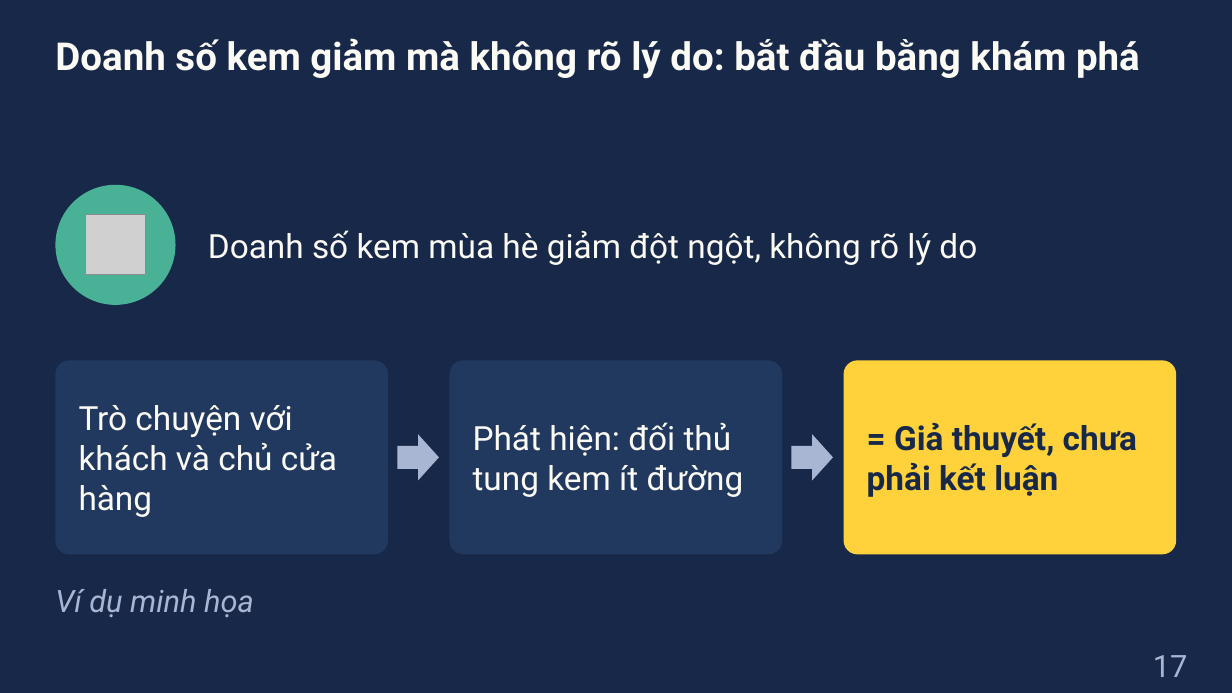
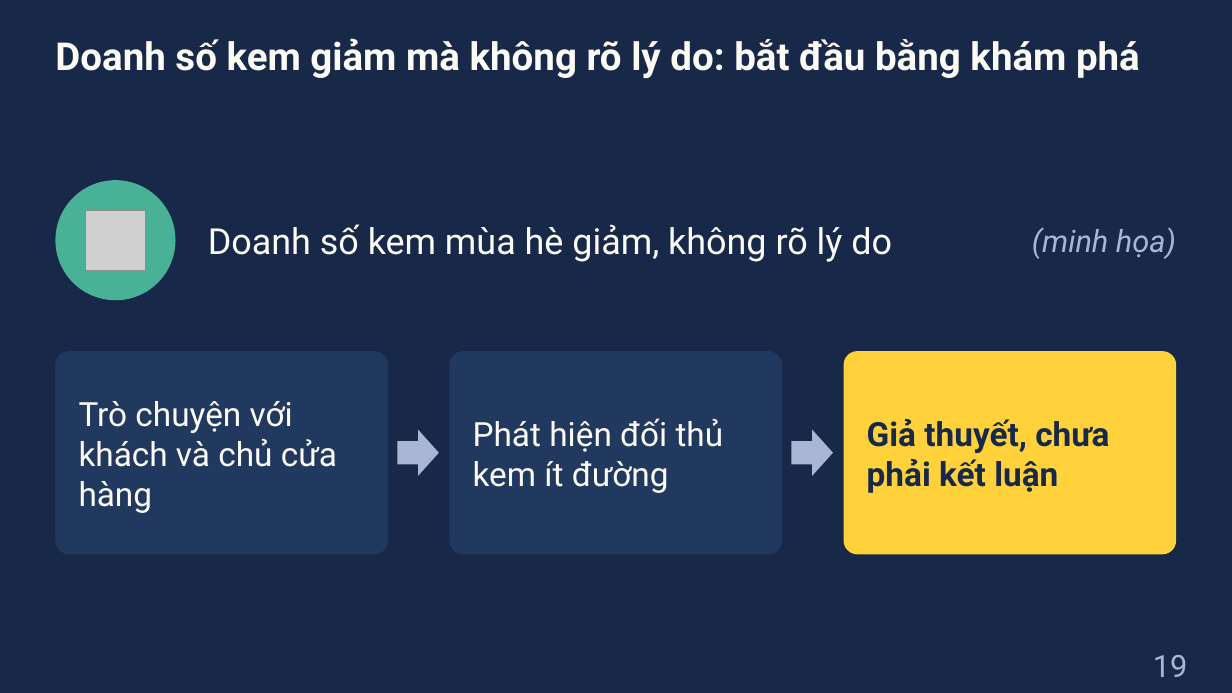
Before and after one commit to dnbaoquyen/academic-pptx-skill, a slide deck: slide 19 of courses/MKT1107/lessons/W1_slides.pptx (slide 17 before the commit). Drawn at 1232x693 pixels with LibreOffice and Linux fonts; fonts in the diff are those of the drawing; grey boxes stand for pictures. Boxes give left, top, right and bottom in pixels: in the first picture for what was removed or moved away, otherwise in the second. Text is boxed around its words. In the diff, an @@ line names an element or a change of style, - is before the commit and + after.

```diff
--- a/courses/MKT1107/lessons/W1_slides.pptx
+++ b/courses/MKT1107/lessons/W1_slides.pptx
@@ text "(minh họa)" at bbox=[1032, 227, 1176, 259]: vertical alignment top to middle @@
@@ text at bbox=[208, 224, 892, 262]: text changed; size 26 to 28 pt @@
-Doanh số kem mùa hè giảm đột ngột, không rõ lý do
+Doanh số kem mùa hè giảm, không rõ lý do
@@ text at bbox=[1032, 227, 1176, 259]: text changed @@
-Ví dụ minh họa
+(minh họa)
@@ rounded rectangle: place and size @@
-rounded rectangle at bbox=[55, 360, 388, 555]
+rounded rectangle at bbox=[55, 351, 388, 555]
@@ text "Trò chuyện với khách và ...": place and size @@
-text "Trò chuyện với khách và ..." at bbox=[79, 405, 337, 517]
+text "Trò chuyện với khách và ..." at bbox=[79, 401, 337, 513]
@@ rounded rectangle: place and size @@
-rounded rectangle at bbox=[450, 360, 783, 555]
+rounded rectangle at bbox=[450, 351, 783, 555]
@@ proportions changed in 3 elements at bbox=[55, 351, 388, 555], bbox=[450, 351, 783, 555], bbox=[844, 351, 1177, 555] @@
@@ rounded rectangle: place and size @@
-rounded rectangle at bbox=[844, 360, 1177, 555]
+rounded rectangle at bbox=[844, 351, 1177, 555]
@@ text at bbox=[473, 418, 724, 493]: text changed @@
-Phát hiện: đối thủ tung kem ít đường
+Phát hiện đối thủ kem ít đường
@@ text at bbox=[867, 419, 1109, 493]: text changed @@
-= Giả thuyết, chưa phải kết luận
+Giả thuyết, chưa phải kết luận
@@ 2 right arrows, 1 picture, 1 ellipse: place and size @@
-2 right arrows, 1 picture, 1 ellipse at bbox=[55, 185, 833, 481]
+2 right arrows, 1 picture, 1 ellipse at bbox=[55, 180, 833, 476]
@@ page number at bbox=[1153, 655, 1188, 677]: text changed @@
-17
+19
```
Also in this commit, not shown: 29 other slides changed, 7 slides added, 9 slides removed, 4 other files.
